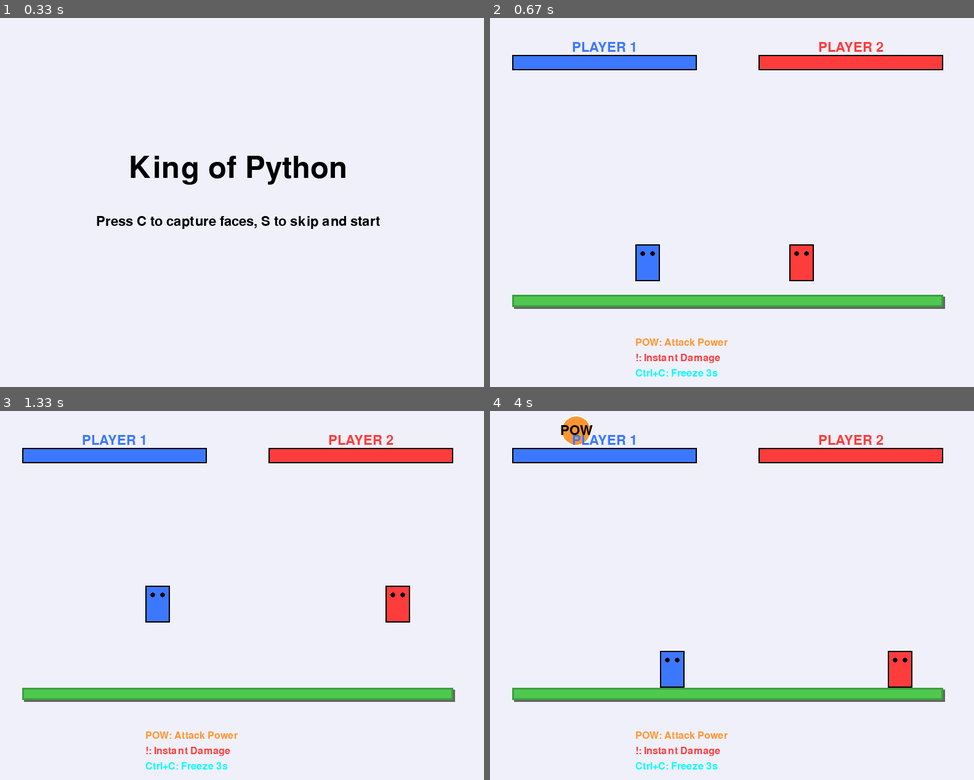
Above: before the commit, frames 1-4 (two rows, left to right).
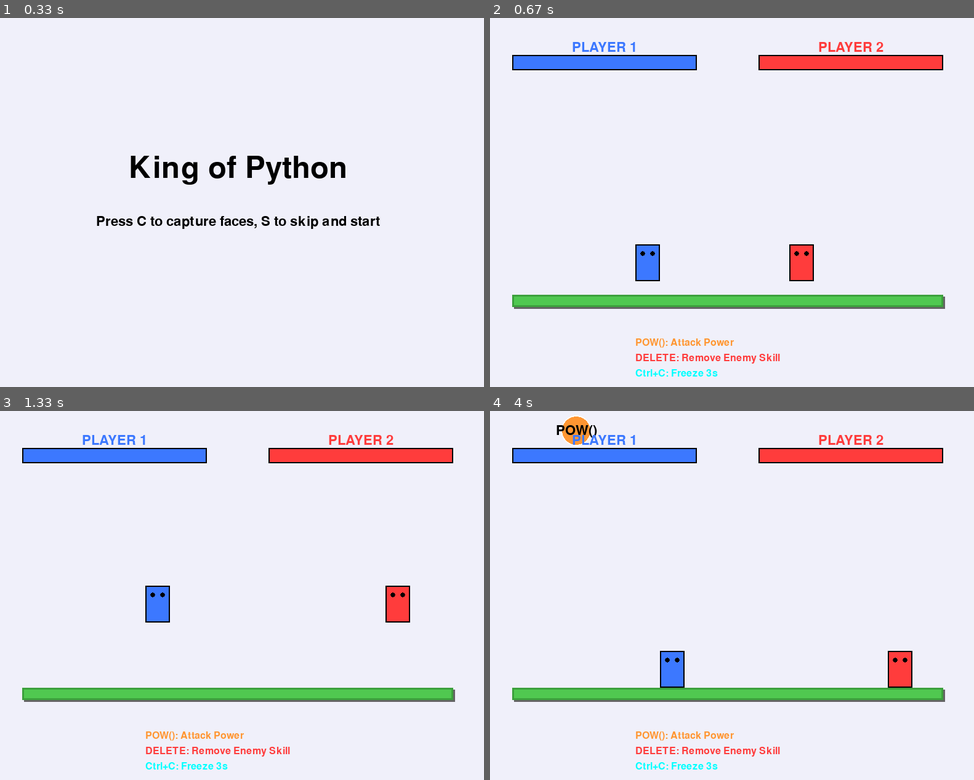
Above: after the commit, the same moments.

Repository: xueyu-coco/King-of-Python
Game: pygame game, started from test01/king_python_ctrlc.py
Two runs of this game, one before a commit and one after it. Both use one fixed random seed, a clock stepped at 60 frames per second and the inputs below.
Inputs:
- Up to frame 1 (0.33 s): no input
- Up to frame 2 (0.67 s): tap S at 0.33 s
- Up to frame 3 (1.33 s): hold Right 0.67-1.13 s; hold Up from 1.17 s (still down); hold W from 1.17 s (still down)
- Up to frame 4 (4 s): release Up at 1.47 s; release W at 1.47 s; hold Right 1.5-1.97 s; hold D 1.5-1.97 s; hold Left 2-2.53 s; hold A 2-2.53 s; hold Left 2.57-2.97 s; hold A 2.57-2.97 s; hold Up 3-3.37 s; hold W 3-3.37 s; hold Right from 3.4 s (still down); hold D from 3.4 s (still down)

Frame 1 is identical in both runs. In frame 2, 0.5% of the frame differs, in the area x 30-60%, y 86-94%; in frame 3, 0.5%; in frame 4, 0.7%, in the area x 13-60%, y 3-94%.

Commit message:
Update bubble mechanics: POW() label, DELETE bubble removes enemy skills

Diff:
--- a/test01/king_python_ctrlc.py
+++ b/test01/king_python_ctrlc.py
@@ -72,6 +72,7 @@
 
         # 战斗相关
         self.has_pow_bubble = False
+        self.has_delete_bubble = False
         self.attack_cooldown = 0
         self.is_attacking = False
         self.attack_frame = 0
@@ -137,12 +138,17 @@
             self.on_ground = False
 
         # 攻击：只有拾取到 pow 泡泡后才能攻击（攻击会消耗 pow）
-        if keys[self.controls['attack']] and self.attack_cooldown <= 0 and self.has_pow_bubble:
+        if keys[self.controls['attack']] and self.attack_cooldown <= 0 and (self.has_pow_bubble or self.has_delete_bubble):
             self.is_attacking = True
             self.attack_cooldown = ATTACK_COOLDOWN
-            # powered attack
-            self.attack_power = 8
-            self.has_pow_bubble = False
+            # powered attack or delete attack
+            if self.has_pow_bubble:
+                self.attack_power = 8
+                self.has_pow_bubble = False
+            elif self.has_delete_bubble:
+                self.attack_power = 5  # delete attack has moderate damage
+                # delete effect will be applied on hit
+
 
         # 应用重力
         self.vel_y += GRAVITY
@@ -195,11 +201,16 @@
             'height': attack_height
         }
 
-    def take_damage(self, damage, knockback_direction):
+    def take_damage(self, damage, knockback_direction, delete_power=False):
         """受到伤害"""
         self.hp -= damage
         if self.hp < 0:
             self.hp = 0
+
+        # 如果是delete攻击，清除对方的技能
+        if delete_power:
+            self.has_pow_bubble = False
+            self.has_delete_bubble = False
 
         # 应用击退
         self.knockback_x = knockback_direction * 15
@@ -274,6 +285,12 @@
             indicator_y = int(self.y - 10)
             pygame.draw.circle(screen, ORANGE, (indicator_x, indicator_y), 5)
 
+        # 如果有delete泡泡，显示指示器
+        if self.has_delete_bubble and not self.is_frozen:
+            indicator_x = int(self.x + self.width // 2)
+            indicator_y = int(self.y - 20) if self.has_pow_bubble else int(self.y - 10)
+            pygame.draw.circle(screen, RED, (indicator_x, indicator_y), 5)
+
         # 绘制攻击判定区域（调试用）
         attack_rect = self.get_attack_rect()
         if attack_rect and not self.is_frozen:
@@ -293,8 +310,8 @@
         # 根据类型设置颜色
         if self.type == 'pow':
             self.color = ORANGE
-        elif self.type == 'harm':
-            self.color = (220, 40, 40)  # 红色伤害泡泡
+        elif self.type == 'delete':
+            self.color = (220, 40, 40)  # 红色删除泡泡
         elif self.type == 'ctrlc':
             self.color = CYAN  # 青色陷阱泡泡
         else:
@@ -312,13 +329,13 @@
 
         # 绘制类型标识
         if self.type == 'pow':
-            label = 'POW'
+            label = 'POW()'
             text_color = BLACK
             label_font = font_small
-        elif self.type == 'harm':
-            label = '!'
+        elif self.type == 'delete':
+            label = 'DELETE'
             text_color = WHITE
-            label_font = font_small
+            label_font = font_tiny
         elif self.type == 'ctrlc':
             label = 'Ctrl+C'
             text_color = BLACK
@@ -458,12 +475,12 @@
 
     # 绘制技能说明（屏幕底部）
     info_y = HEIGHT - 80
-    pow_info = font_tiny.render("POW: Attack Power", True, ORANGE)
-    harm_info = font_tiny.render("!: Instant Damage", True, RED)
+    pow_info = font_tiny.render("POW(): Attack Power", True, ORANGE)
+    delete_info = font_tiny.render("DELETE: Remove Enemy Skill", True, RED)
     ctrlc_info = font_tiny.render("Ctrl+C: Freeze 3s", True, CYAN)
 
     screen.blit(pow_info, (WIDTH//2 - 150, info_y))
-    screen.blit(harm_info, (WIDTH//2 - 150, info_y + 25))
+    screen.blit(delete_info, (WIDTH//2 - 150, info_y + 25))
     screen.blit(ctrlc_info, (WIDTH//2 - 150, info_y + 50))
 
 def draw_platform(screen, platform):
@@ -571,23 +588,31 @@
             if player1.is_attacking and player1.attack_frame == 5 and not player1.is_frozen:
                 if check_attack_hit(player1, player2):
                     knockback_dir = 1 if player1.facing_right else -1
-                    player2.take_damage(player1.attack_power, knockback_dir)
+                    has_delete = player1.has_delete_bubble
+                    player2.take_damage(player1.attack_power, knockback_dir, delete_power=has_delete)
+                    # consume delete bubble after use
+                    if has_delete:
+                        player1.has_delete_bubble = False
 
             if player2.is_attacking and player2.attack_frame == 5 and not player2.is_frozen:
                 if check_attack_hit(player2, player1):
                     knockback_dir = 1 if player2.facing_right else -1
-                    player1.take_damage(player2.attack_power, knockback_dir)
+                    has_delete = player2.has_delete_bubble
+                    player1.take_damage(player2.attack_power, knockback_dir, delete_power=has_delete)
+                    # consume delete bubble after use
+                    if has_delete:
+                        player2.has_delete_bubble = False
 
             # 生成泡泡
             bubble_timer += 1
             if bubble_timer >= BUBBLE_SPAWN_TIME:
                 x = random.randint(100, WIDTH - 100)
-                # 泡泡生成概率：pow 50%, harm 25%, ctrlc 25%
+                # 泡泡生成概率：pow 50%, delete 25%, ctrlc 25%
                 rand = random.random()
                 if rand < 0.5:
                     btype = 'pow'
                 elif rand < 0.75:
-                    btype = 'harm'
+                    btype = 'delete'
                 else:
                     btype = 'ctrlc'
                 bubbles.append(Bubble(x, -50, btype))
@@ -604,9 +629,8 @@
                     if bubble.check_collision(player1):
                         if bubble.type == 'pow' and not player1.has_pow_bubble:
                             player1.has_pow_bubble = True
-                        elif bubble.type == 'harm':
-                            # immediate damage on pickup
-                            player1.take_damage(8, -1 if player1.facing_right else 1)
+                        elif bubble.type == 'delete' and not player1.has_delete_bubble:
+                            player1.has_delete_bubble = True
                         elif bubble.type == 'ctrlc':
                             # 冻结玩家
                             player1.freeze()
@@ -617,8 +641,8 @@
                     if bubble.check_collision(player2):
                         if bubble.type == 'pow' and not player2.has_pow_bubble:
                             player2.has_pow_bubble = True
-                        elif bubble.type == 'harm':
-                            player2.take_damage(8, -1 if player2.facing_right else 1)
+                        elif bubble.type == 'delete' and not player2.has_delete_bubble:
+                            player2.has_delete_bubble = True
                         elif bubble.type == 'ctrlc':
                             # 冻结玩家
                             player2.freeze()
